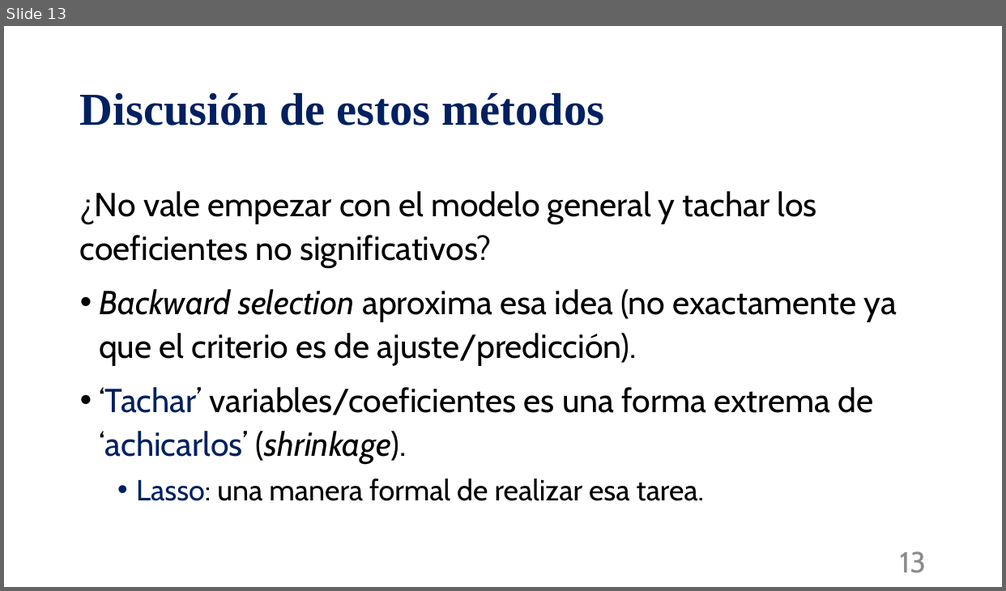
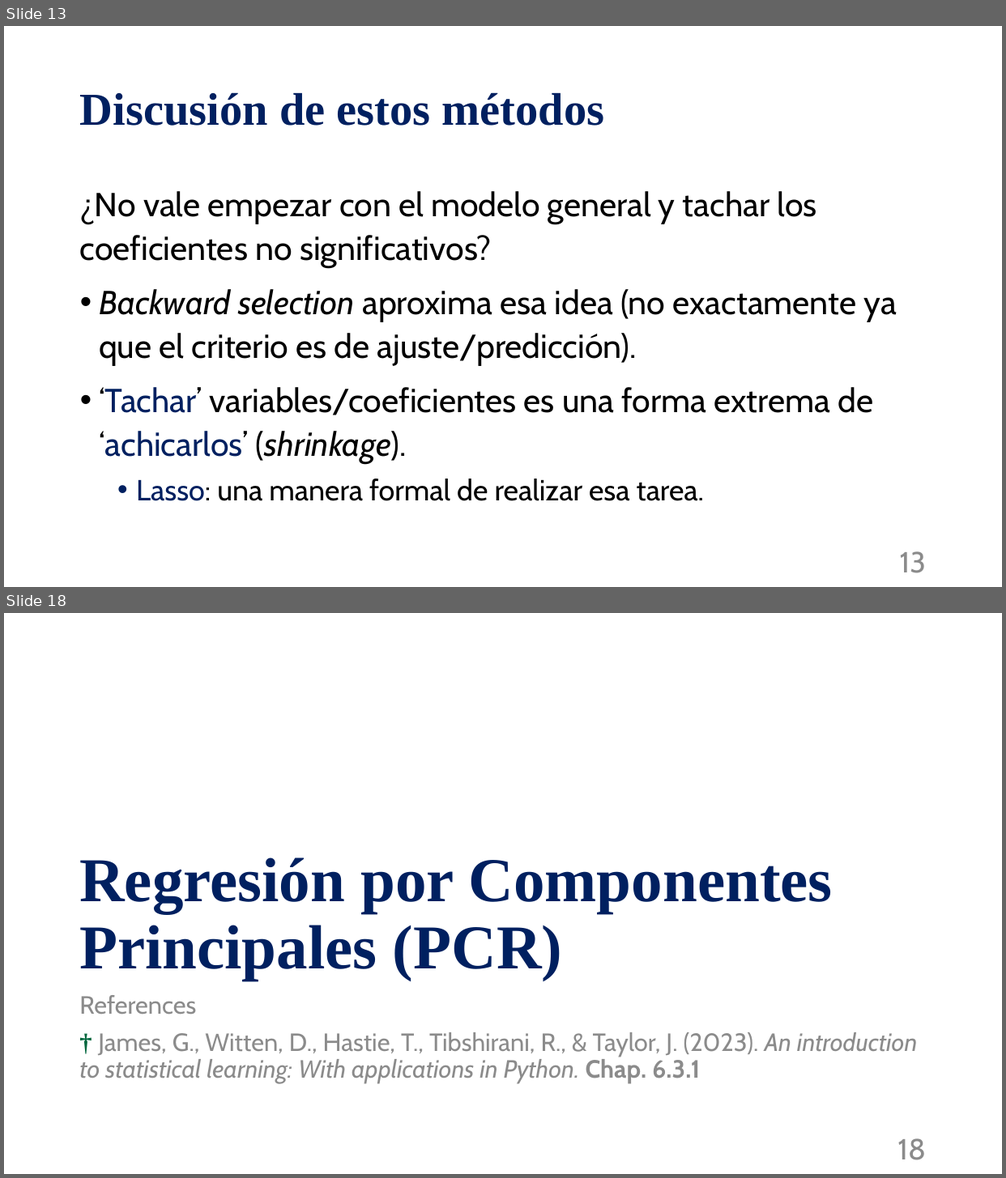
Before and after one commit to mnromero/BigData_UBA, a slide deck: Clase 09. Metodos de Regularizacion_Ridge_LASSO/C09_P2_seleccion_modelos_lineales.pptx. Shown one above the other, each under a label of ours: slide 13 before the commit, slides 13 and 18 after it; the slides between them are not shown. The pictures are 1006x591 and 1006x1178 pixels, drawn with LibreOffice and Linux fonts; fonts in the diff are those of the drawing. Boxes give left, top, right and bottom in pixels: in the first picture for what was removed or moved away, otherwise in the second. Text is boxed around its words. In the diff, an @@ line names an element or a change of style, - is before the commit and + after.

```diff
--- a/Clase 09. Metodos de Regularizacion_Ridge_LASSO/C09_P2_seleccion_modelos_lineales.pptx
+++ b/Clase 09. Metodos de Regularizacion_Ridge_LASSO/C09_P2_seleccion_modelos_lineales.pptx
@@ slide 18 added at <box>4,613,1002,1174</box>, background #FFFFFF @@
@@ title added at <box>79,858,833,981</box>, 60 pt, text #002060, bold @@
+Regresión por Componentes Principales (PCR)
@@ text added at <box>79,995,917,1084</box>, 24 pt, text #8C8C8C @@
+References
+† James, G., Witten, D., Hastie, T., Tibshirani, R., & Taylor, J. (2023). An introduction to statistical learning: With applications in Python. Chap. 6.3.1
@@ page number added at <box>897,1139,926,1161</box>, 28 pt, text #8C8C8C @@
+18
```
Also in this commit, not shown: 2 slides changed, 22 other slides added, 2 other files.
